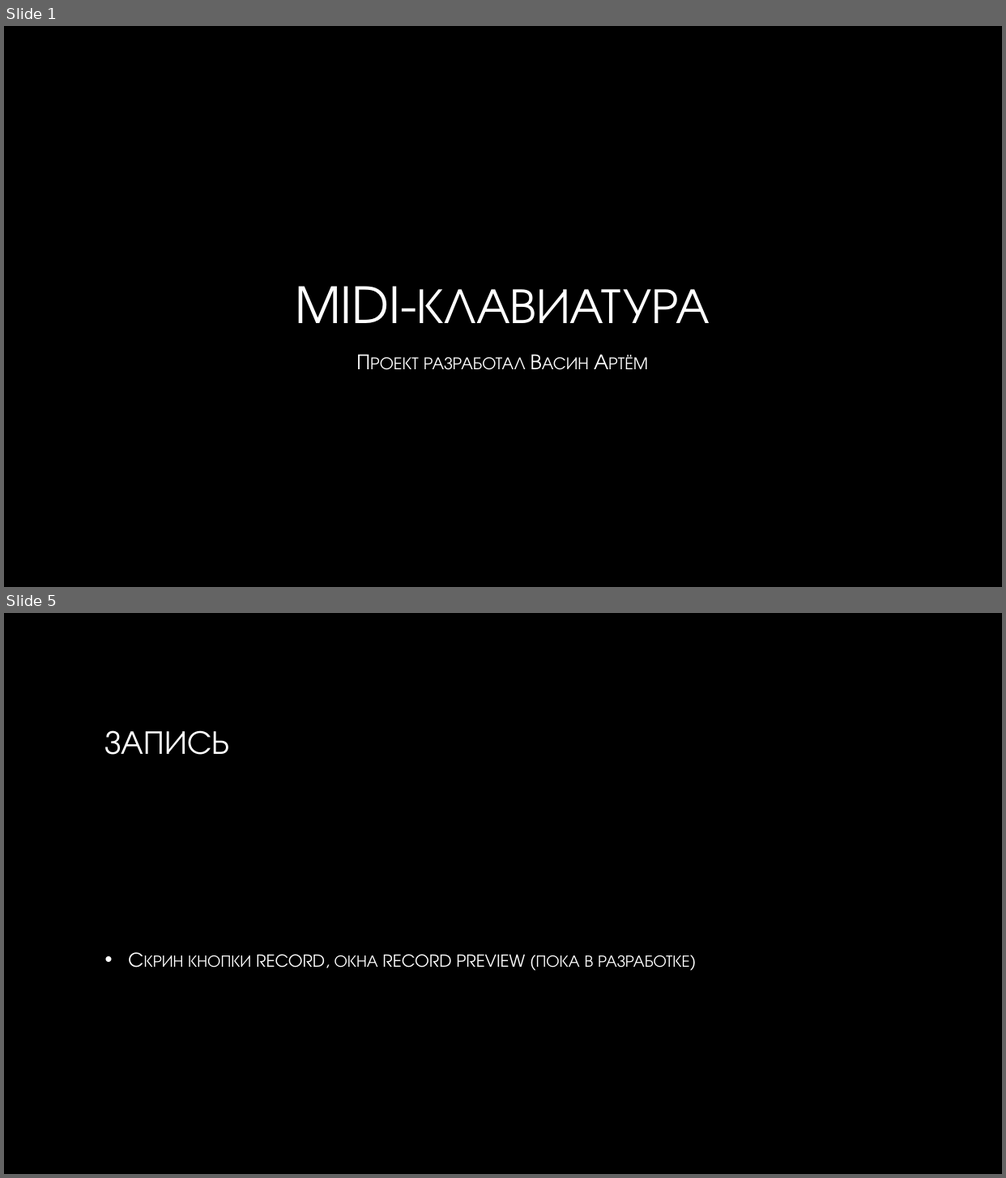
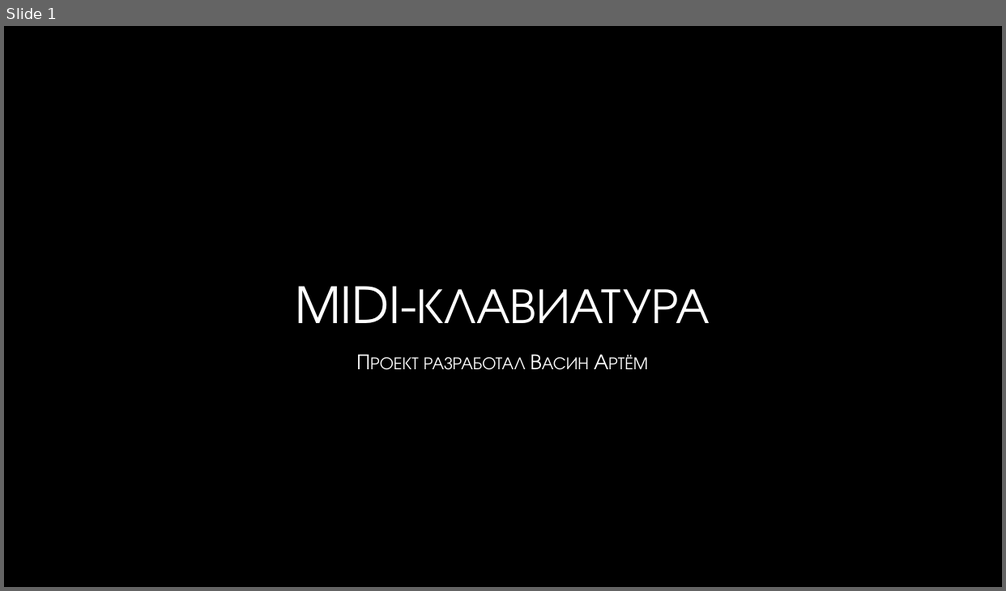
Before and after one commit to JIIMONCHIK/git_project1, a slide deck: MIDI-клавиатура.pptx. Shown one above the other, each under a label of ours: slides 1 and 5 before the commit, slide 1 after it; the slides between them are not shown. The pictures are 1006x1178 and 1006x591 pixels, drawn with LibreOffice and Linux fonts; fonts in the diff are those of the drawing; background and template pictures are left out. Boxes give left, top, right and bottom in pixels: in the first picture for what was removed or moved away, otherwise in the second. Text is boxed around its words. In the diff, an @@ line names an element or a change of style, - is before the commit and + after.

```diff
--- a/MIDI-клавиатура.pptx
+++ b/MIDI-клавиатура.pptx
@@ slide 5 removed at (x1=4, y1=613, x2=1002, y2=1174), background picture (left out) @@
@@ title removed at (x1=105, y1=730, x2=230, y2=755) @@
-ЗАПИСЬ
@@ text removed at (x1=188, y1=954, x2=690, y2=971) @@
-• Скрин кнопки record, окна record preview (пока в разработке)
```
Also in this commit, not shown: 2 slides changed, 3 slides added, 2 other slides removed, 1 other file.
